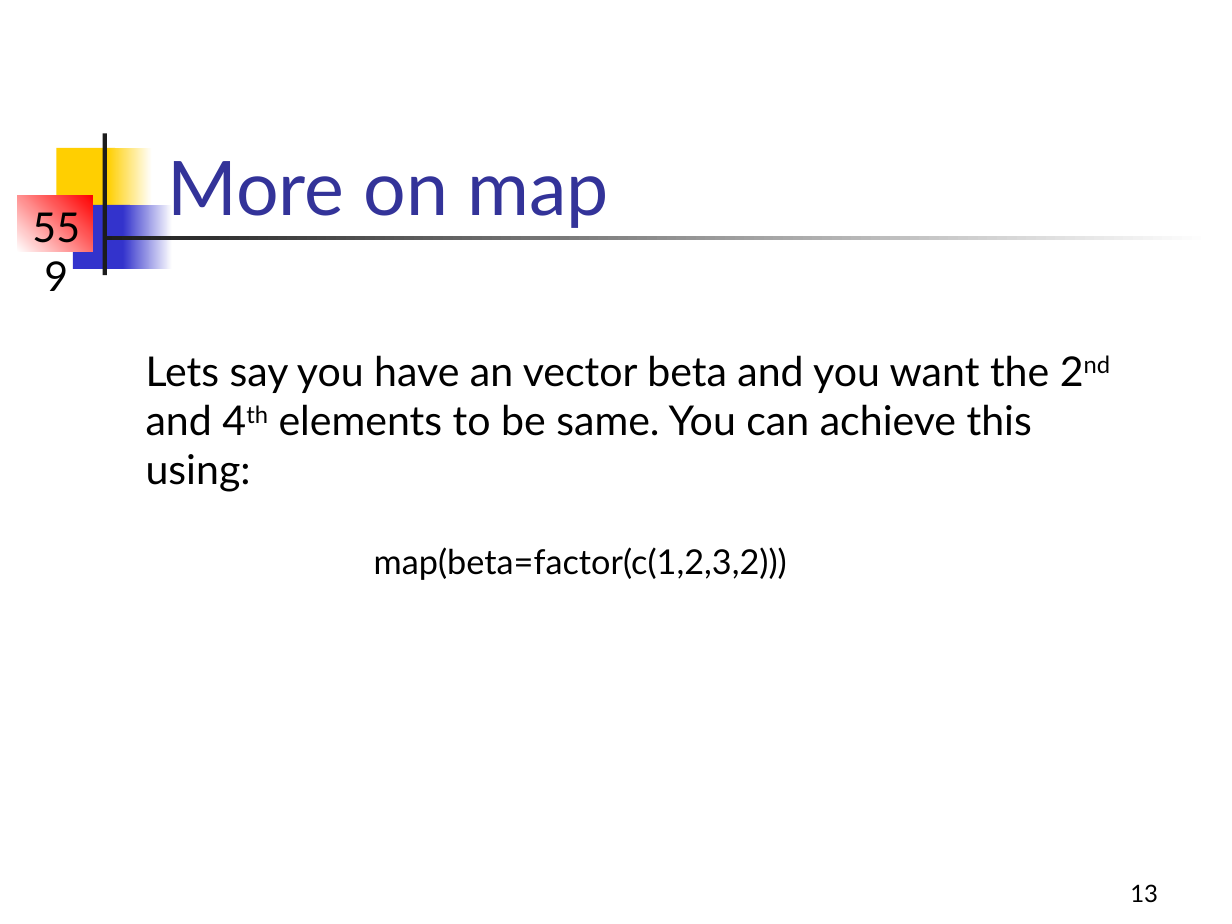
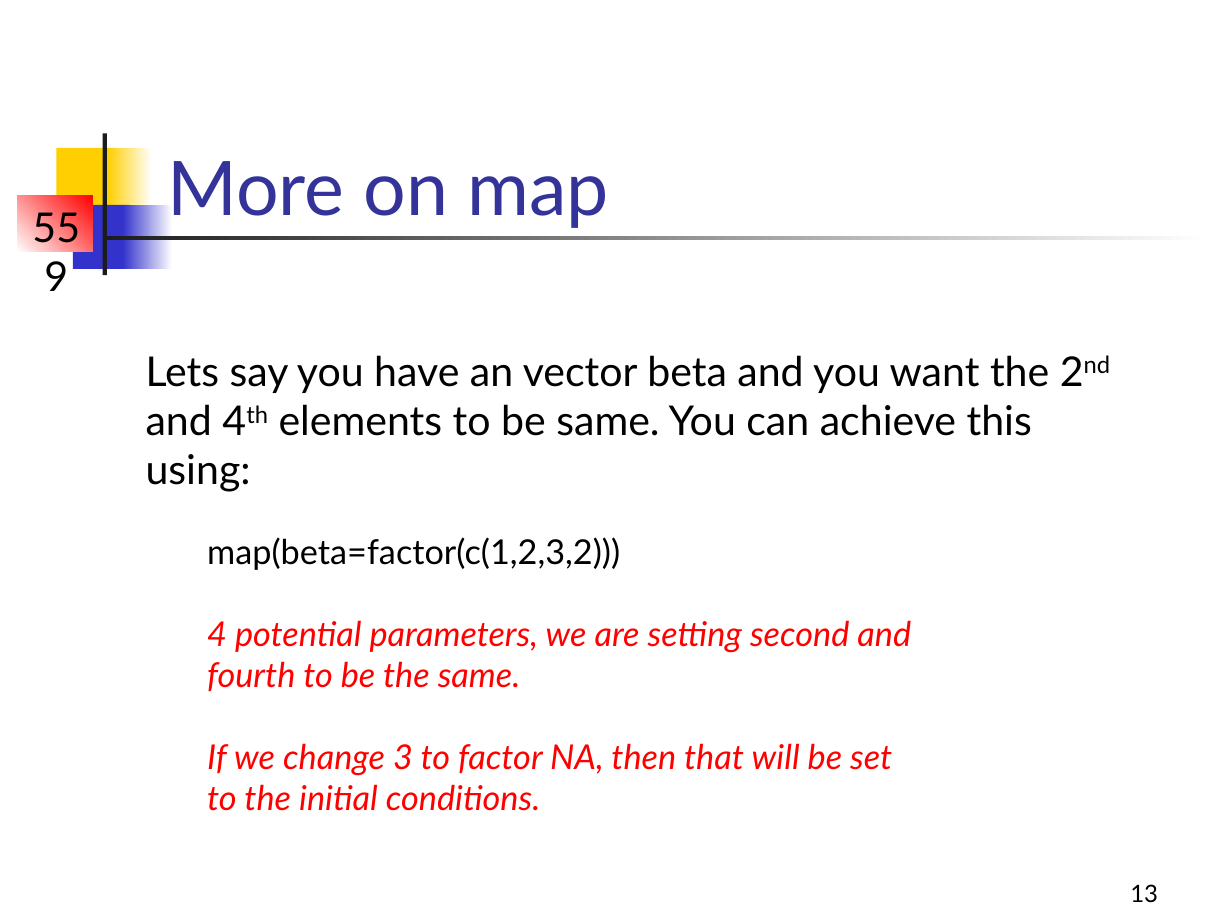
Before and after one commit to briellekwarta19/TMB_workshop, a slide deck: slide 13 of Lectures/LectA.ppt. Drawn at 1232x924 pixels with LibreOffice and Linux fonts; fonts in the diff are those of the drawing. Boxes give left, top, right and bottom in pixels: in the first picture for what was removed or moved away, otherwise in the second. Text is boxed around its words. In the diff, an @@ line names an element or a change of style, - is before the commit and + after.

```diff
--- a/Lectures/LectA.ppt
+++ b/Lectures/LectA.ppt
@@ text "map(beta=factor(c(1,2,3,2)))": place and size @@
-text "map(beta=factor(c(1,2,3,2)))" at <box>374,547,787,580</box>
+text "map(beta=factor(c(1,2,3,2)))" at <box>207,537,911,811</box>
@@ text at <box>207,620,911,811</box>: paragraphs added @@
+4 potential parameters, we are setting second and fourth to be the same.
+If we change 3 to factor NA, then that will be set to the initial conditions.
```
Also in this commit, not shown: 5 other slides changed, 17 other files.
